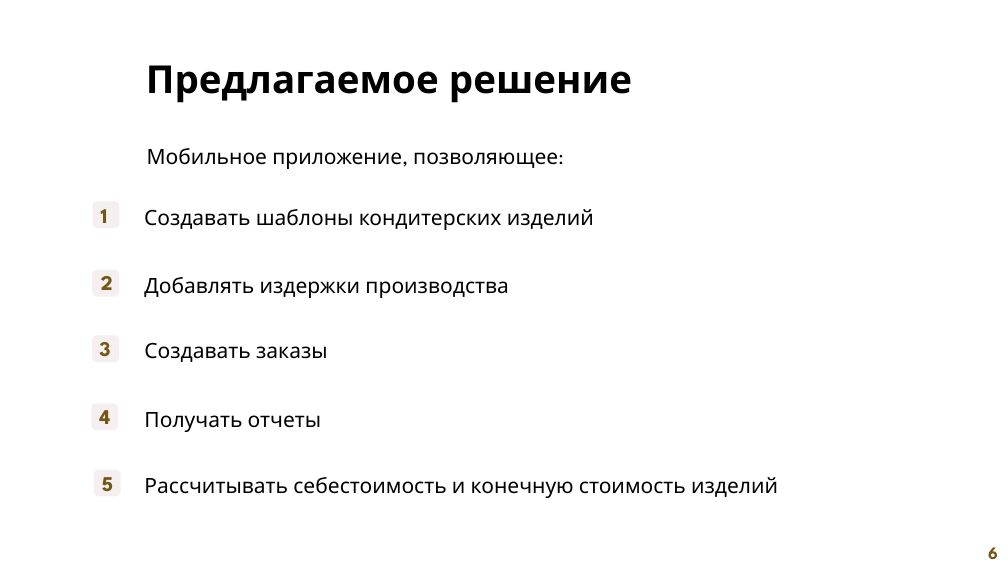
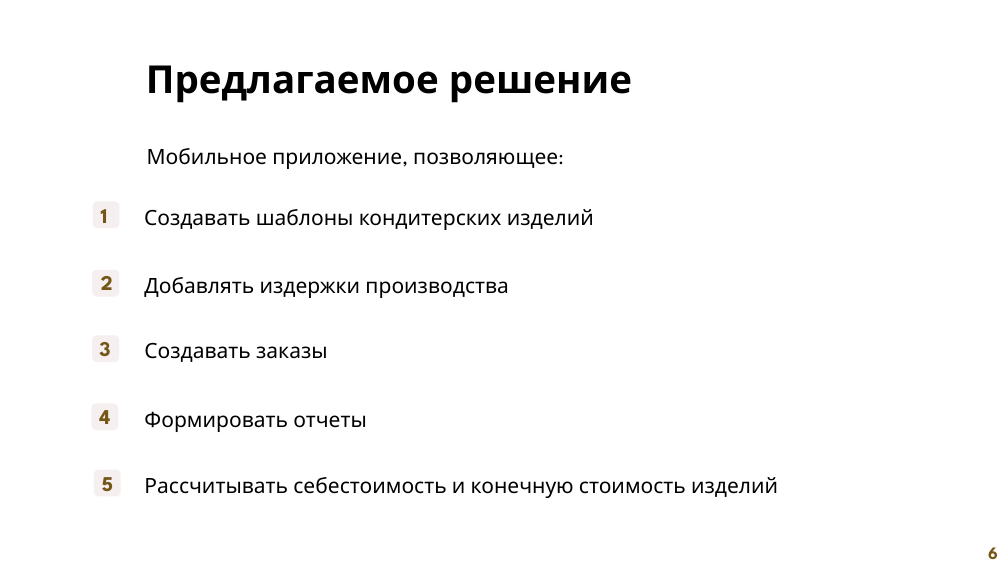
Before and after one commit to SanyaElis/ConfectioneryCostTracker, a slide deck: slide 6 of documentation/Презентация продукта.pptx. Drawn at 1008x567 pixels with LibreOffice and Linux fonts; fonts in the diff are those of the drawing. Boxes give left, top, right and bottom in pixels: in the first picture for what was removed or moved away, otherwise in the second. Text is boxed around its words. In the diff, an @@ line names an element or a change of style, - is before the commit and + after.

```diff
--- a/documentation/Презентация продукта.pptx
+++ b/documentation/Презентация продукта.pptx
@@ text at <box>144,411,367,432</box>: text changed @@
-Получать отчеты
+Формировать отчеты
```
Also in this commit, not shown: 13 other slides changed, 1 slide removed, 1 other file.
